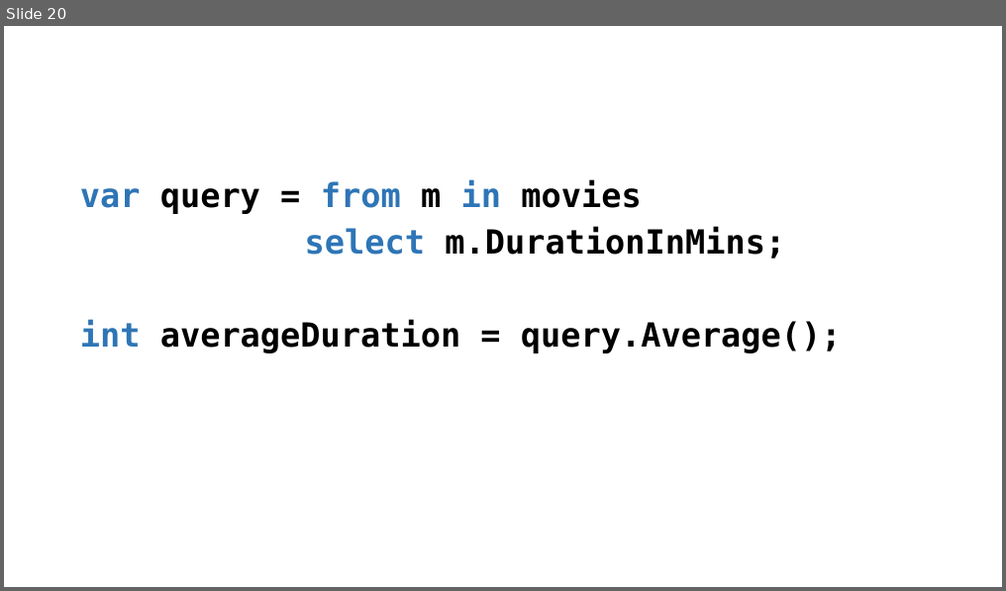
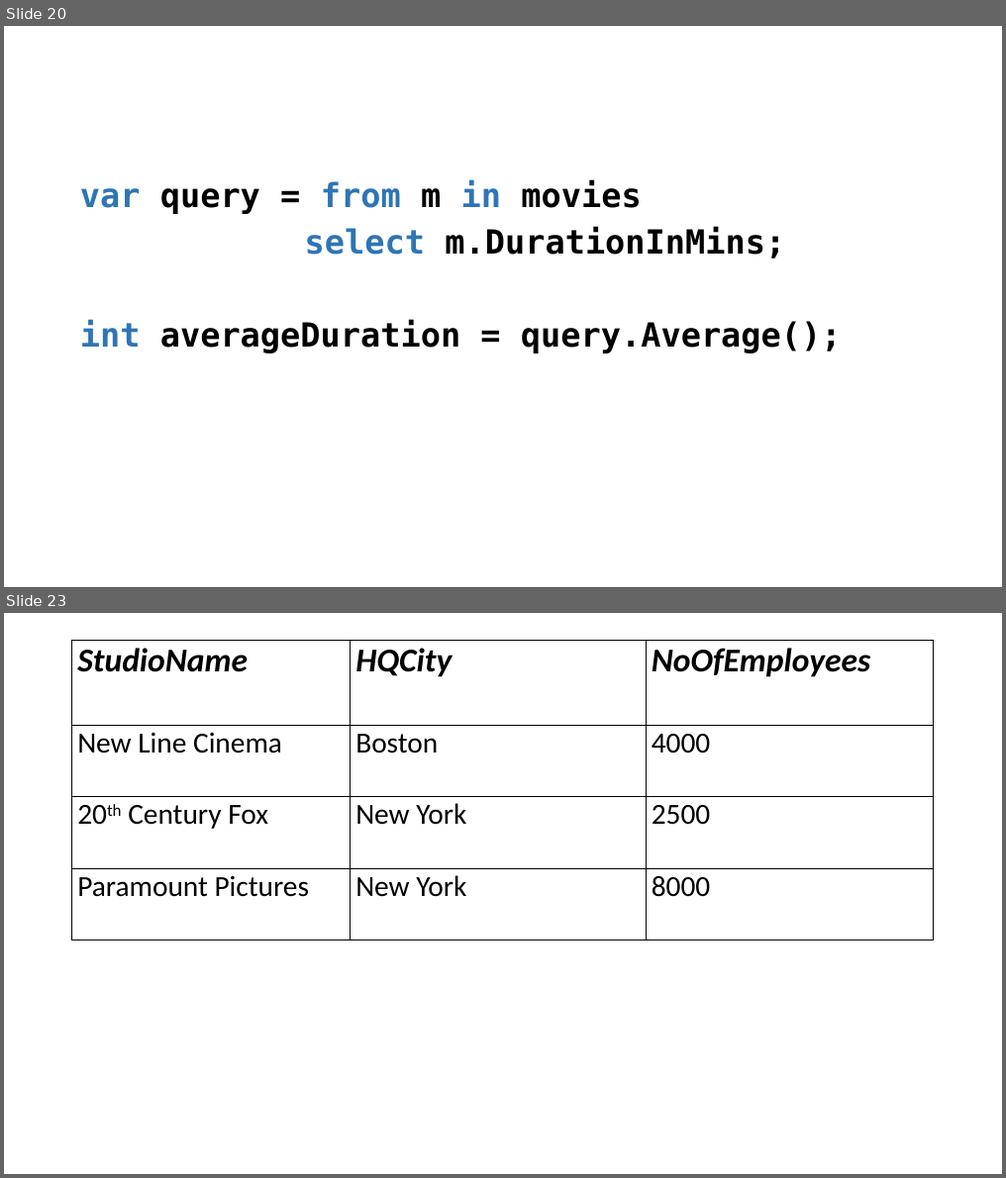
Before and after one commit to perl-easj/Teaching-materials, a slide deck: CSharpProgramming/Presentations/LINQ.pptx. Shown one above the other, each under a label of ours: slide 20 before the commit, slides 20 and 23 after it; the slides between them are not shown. The pictures are 1006x591 and 1006x1178 pixels, drawn with LibreOffice and Linux fonts; fonts in the diff are those of the drawing. Boxes give left, top, right and bottom in pixels: in the first picture for what was removed or moved away, otherwise in the second. Text is boxed around its words. In the diff, an @@ line names an element or a change of style, - is before the commit and + after.

```diff
--- a/CSharpProgramming/Presentations/LINQ.pptx
+++ b/CSharpProgramming/Presentations/LINQ.pptx
@@ slide 23 added at (x1=4, y1=613, x2=1002, y2=1174), background #FFFFFF @@
@@ table added at (x1=72, y1=640, x2=933, y2=940), 4 rows, 3 columns @@
+StudioName | HQCity | NoOfEmployees
+New Line Cinema | Boston | 4000
+20th Century Fox | New York | 2500
+Paramount Pictures | New York | 8000
```
Also in this commit, not shown: 1 slide changed, 9 other slides added, 1 other file.
